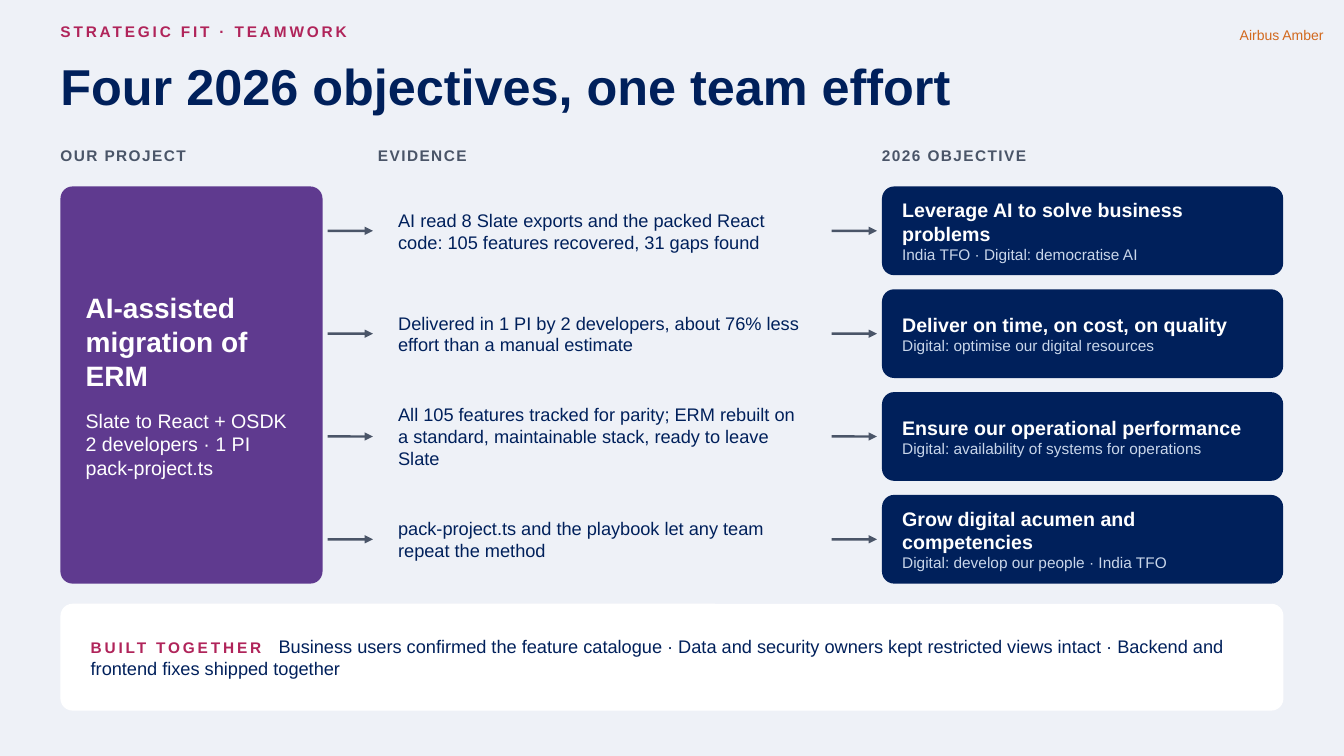
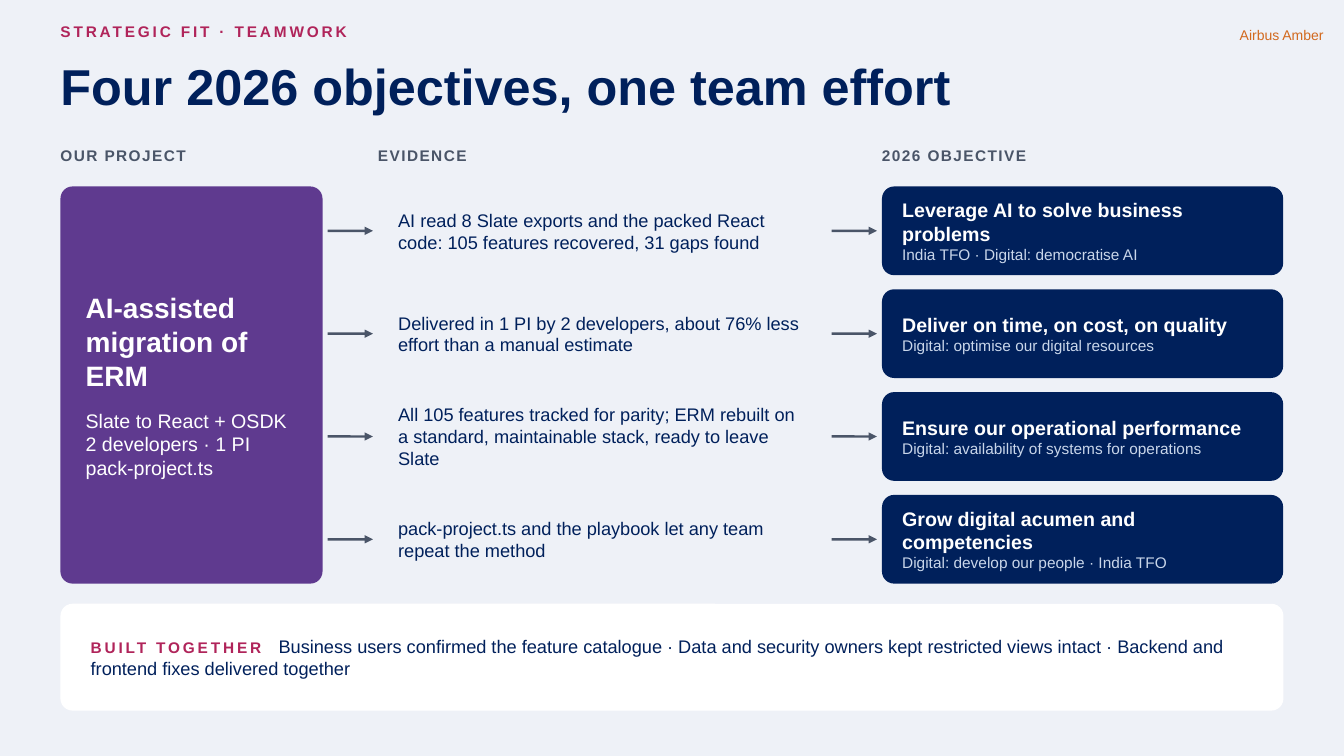
Before and after one commit to nithinram97/archify, a slide deck: slide 9 of erm-migration/docs/ERM-Migration-Jury-Pitch-v2.pptx. Drawn at 1344x756 pixels with LibreOffice and Linux fonts; fonts in the diff are those of the drawing. Boxes give left, top, right and bottom in pixels: in the first picture for what was removed or moved away, otherwise in the second. Text is boxed around its words. In the diff, an @@ line names an element or a change of style, - is before the commit and + after.

```diff
--- a/erm-migration/docs/ERM-Migration-Jury-Pitch-v2.pptx
+++ b/erm-migration/docs/ERM-Migration-Jury-Pitch-v2.pptx
@@ text at [91,639,1223,679]: text changed @@
-BUILT TOGETHER Business users confirmed the feature catalogue · Data and security owners kept restricted views intact · Backend and frontend fixes shipped together
+BUILT TOGETHER Business users confirmed the feature catalogue · Data and security owners kept restricted views intact · Backend and frontend fixes delivered together
```
Also in this commit, not shown: 3 other files.
